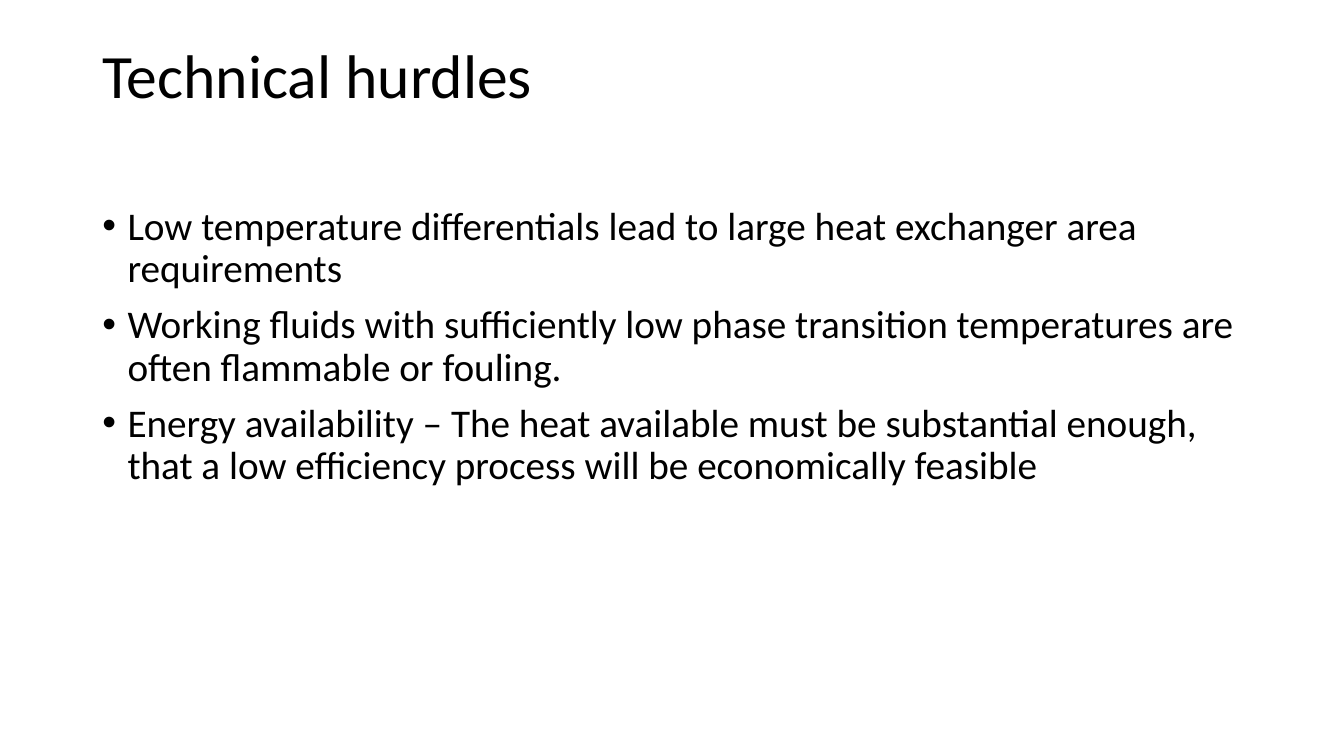
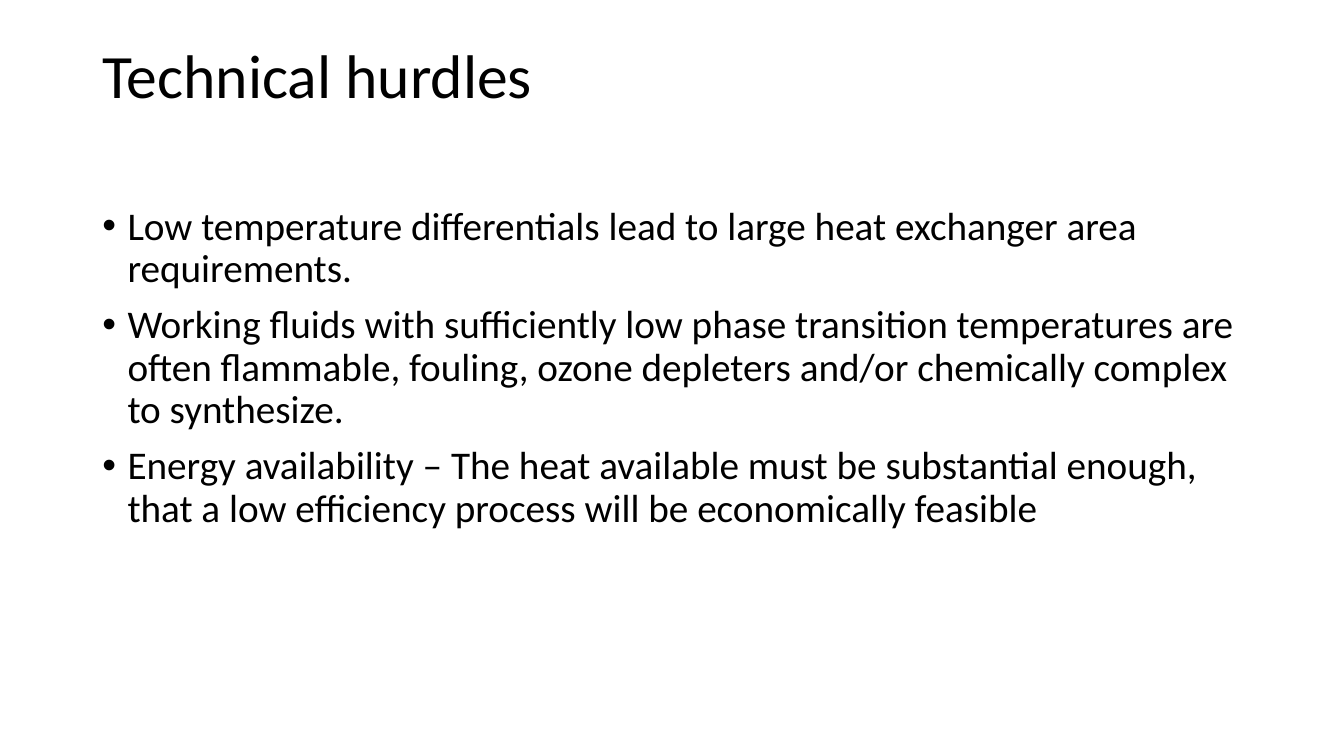
Before and after one commit to gmclapp/Masters_Thesis, a slide deck: slide 10 of Final/Project defense presentation.pptx. Drawn at 1344x756 pixels with LibreOffice and Linux fonts; fonts in the diff are those of the drawing; background and template pictures are left out. Boxes give left, top, right and bottom in pixels: in the first picture for what was removed or moved away, otherwise in the second. Text is boxed around its words. In the diff, an @@ line names an element or a change of style, - is before the commit and + after.

```diff
--- a/Final/Project defense presentation.pptx
+++ b/Final/Project defense presentation.pptx
@@ text at [128, 212, 1233, 430]: text changed @@
-• Low temperature differentials lead to large heat exchanger area requirements
-• Working fluids with sufficiently low phase transition temperatures are often flammable or fouling.
+• Low temperature differentials lead to large heat exchanger area requirements.
+• Working fluids with sufficiently low phase transition temperatures are often flammable, fouling, ozone depleters and/or chemically complex to synthesize.
```
Also in this commit, not shown: 3 other slides changed, 1 slide added.
